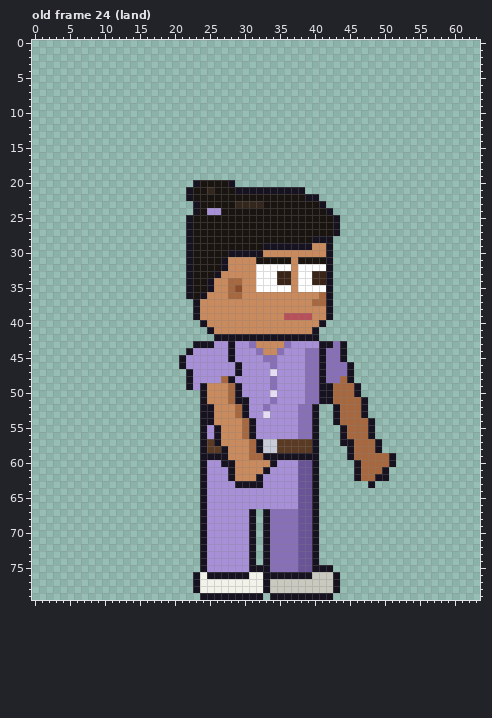
Two states of a pixel-art file, sprites/clients/client_dentasst_right_anim.aseprite. Above, as it was before the edit.
64x80 pixels, 123 frames. Colours within 5 levels of each other are drawn and written as one. Shown: old frame 24 (land). The commit also changed other frames, which this record leaves out.
After the commit:
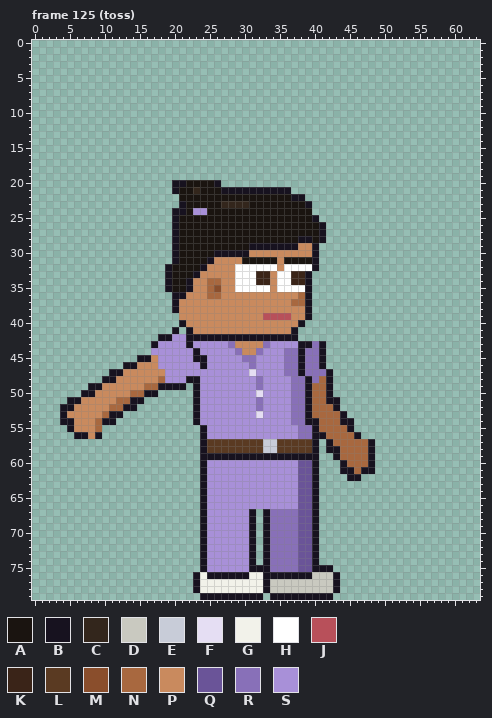
Palette (. is transparent): A #1a1410  B #17121f  C #33261c  D #c9c9c0  E #c8ccd8  F #e5def3  G #f2f2ea  H #ffffff  J #b8505a  K #3a2418  L #5a3a22  M #8a4e2c  N #a8683f  P #c98a5e  Q #6a5498  R #8870b8  S #a890d8
A new or re-ordered frame is compared with the old frame closest to it.
The edit:
frames 123 -> 129
Changed rows in their new state; - is an unchanged pixel.
Frame 125 (toss) is new; against old frame 24 (land):
first column x 4:
20 ----------------BBAA--B..-----------------------
21 ----------------BAAC-A-BB--------..-------------
22 -----------------AA--------------BB..-----------
23 -----------------BAA---CC--AA------B..----------
24 ----------------BBASSAA-------------...---------
25 ----------------BAA-----------------B...--------
26 ----------------BAA------------------B..--------
27 ----------------BAA------------------B..--------
28 ----------------BAA---------------BBA-.---------
29 ----------------BAA--------BB-----PPB..---------
30 ----------------BAA---BB---PP-------B..---------
31 ----------------BAA--BPP--AA---P-A--B..---------
32 ---------------BAAA-BPPP-HHH---P-H--B..---------
33 ---------------BAAABPPP--HHHKKPHHKKB...---------
34 ---------------BAA-PPNN-PHHHKKPHHKKB...---------
35 ---------------BAA-PPNM-PHHH--P--H-B...---------
36 ----------------BBPPPNN-PP--------NB...---------
37 ----------------BPPP-------------NNB...---------
38 ----------------BPPP---------------B...---------
39 -----------------PPP---------JJJ-PPB...---------
40 -----------------BPPP-------------B...----------
41 ----------------B-BPPP-----------B...-----------
42 --------------BBSSBBBB------------...-----------
43 -------------BSSSSBSSS--RPPP-RSSS-BBR-...-------
44 -------------SSSSSSB----SRPP-SSSRRB---...-------
45 -----------BBPSSSS-BB---S-RR-SS-RRB---...-------
46 ---------BBPPPSSSS--B----S-R--S-RRB---....------
47 -------BBPPPPPPSSSS------S-F--S-RRB--RB...------
48 ------BBPPPPPPNSSS-B---SS---R-S--RRB-NB...------
49 ----BBPPPPPPNNBBBB.BSSSSSS--R-S--RRBNN-....-----
50 ---BBPPPPPNNBB-----BSSSSSS--F-S--RRBNN-....-----
51 -BBPPPPPNNBB-------BSSSSSSS-R-S--RRBNN-B....----
52 BBPPPPPNNBB--------BSSSSSSS-RS---R-BNNN-....----
53 BPPPPPNBB----------BSSSSSSS-FS---R-BNNNNB...----
54 BBPPPNBB-----------BSSSSSSSS-----R-B-NNNBB...---
55 -BPPPN----------------SSSSSS---------NNNNB...---
56 --BBPB----------------SSSSSS---------BNNN-B..---
57 ----------------------LLLLLLL---------BNNN--B.--
58 -----------------------LLLLLL---------BBNN--B.--
59 ------------------------BBBBB----------BNN--B...
60 -----------------------SSSSSSSS---------BNN-B...
61 ------------------------SSSSSS----------BBNBB..-
62 ------------------------SSSSS------------B-....-
63 -------------------------SSSS---------------.---
Boxes around the changes in both pictures, in picture pixels (x1, y1, x2, y2):
changed: (60, 180, 396, 488)
